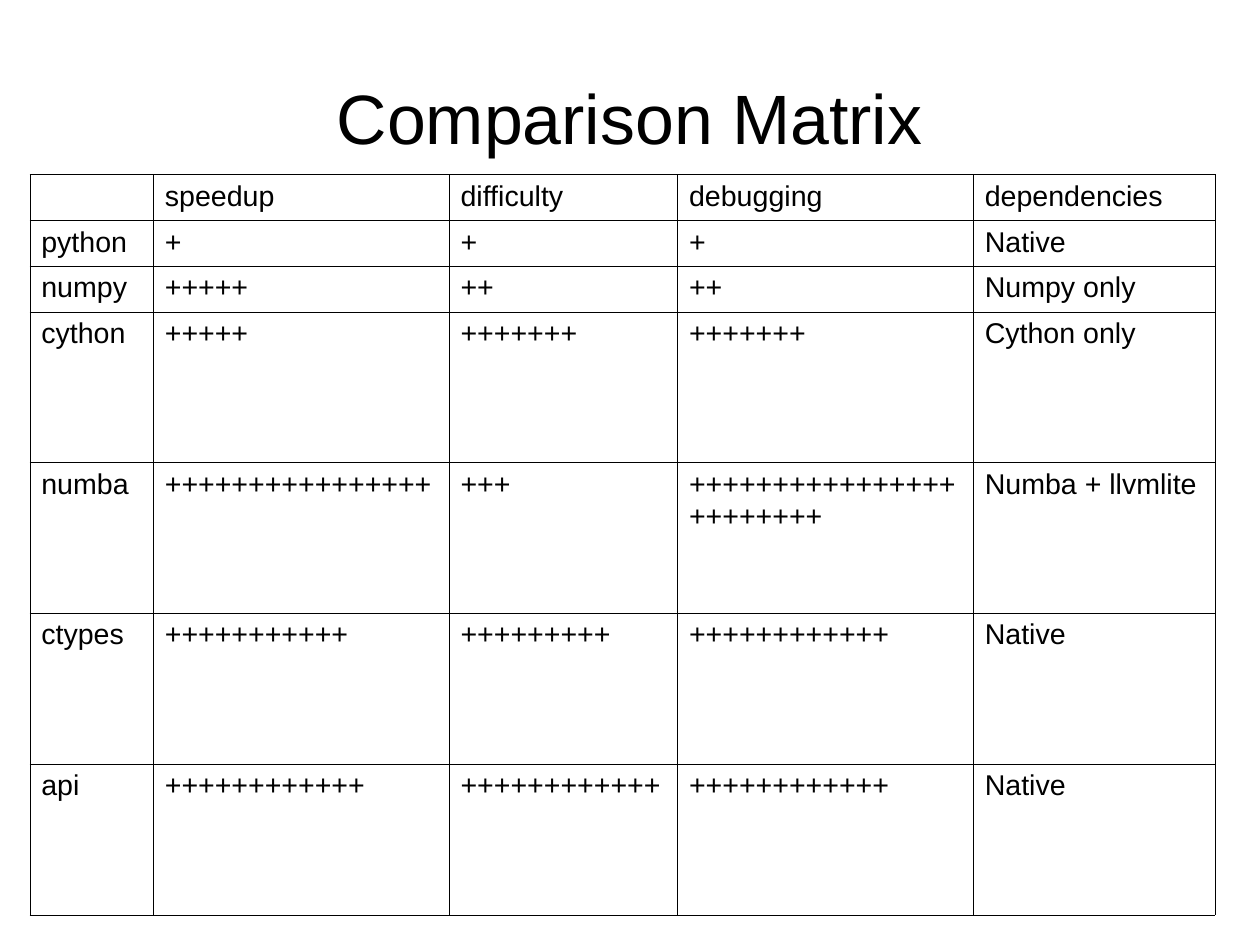
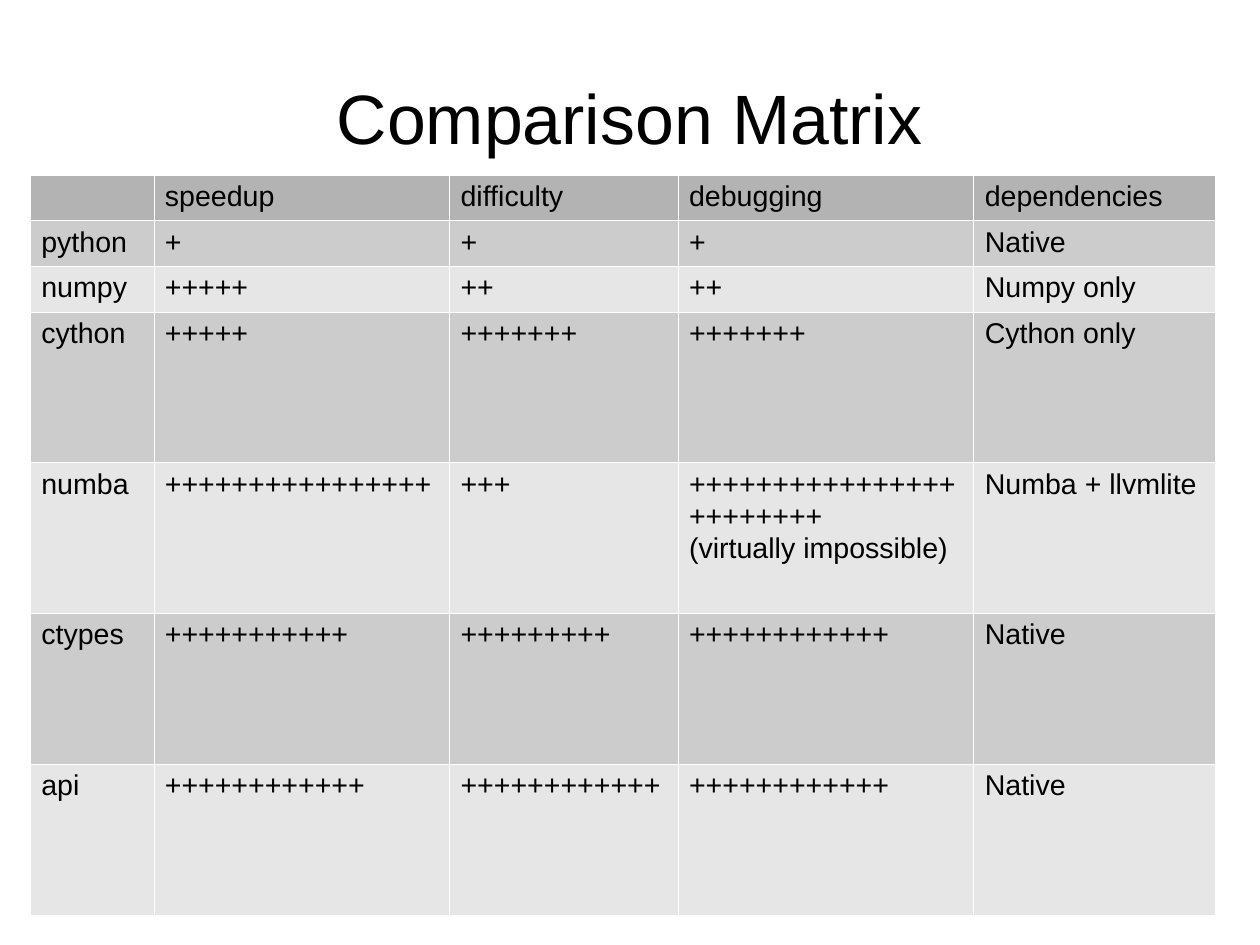
Before and after one commit to mherkazandjian/python_optimization_demo, a slide deck: slide 15 of 2017-10-11-developer_workshop_4_hans_on_optmization_with_python.odp. Drawn at 1260x945 pixels with LibreOffice and Linux fonts; fonts in the diff are those of the drawing. Boxes give left, top, right and bottom in pixels: in the first picture for what was removed or moved away, otherwise in the second. Text is boxed around its words. In the diff, an @@ line names an element or a change of style, - is before the commit and + after.

```diff
--- a/2017-10-11-developer_workshop_4_hans_on_optmization_with_python.odp
+++ b/2017-10-11-developer_workshop_4_hans_on_optmization_with_python.odp
@@ table at [30,175,1215,909] @@
-row 5, column 4: ++++++++++++++++++++++++
+row 5, column 4: ++++++++++++++++++++++++ / (virtually impossible)
@@ fill none to #B3B3B3 in 4 cells @@
@@ fill none to #CCCCCC in 15 cells @@
@@ fill none to #E6E6E6 in 15 cells @@
@@ borders changed @@
```
Also in this commit, not shown: 1 other slide changed.
